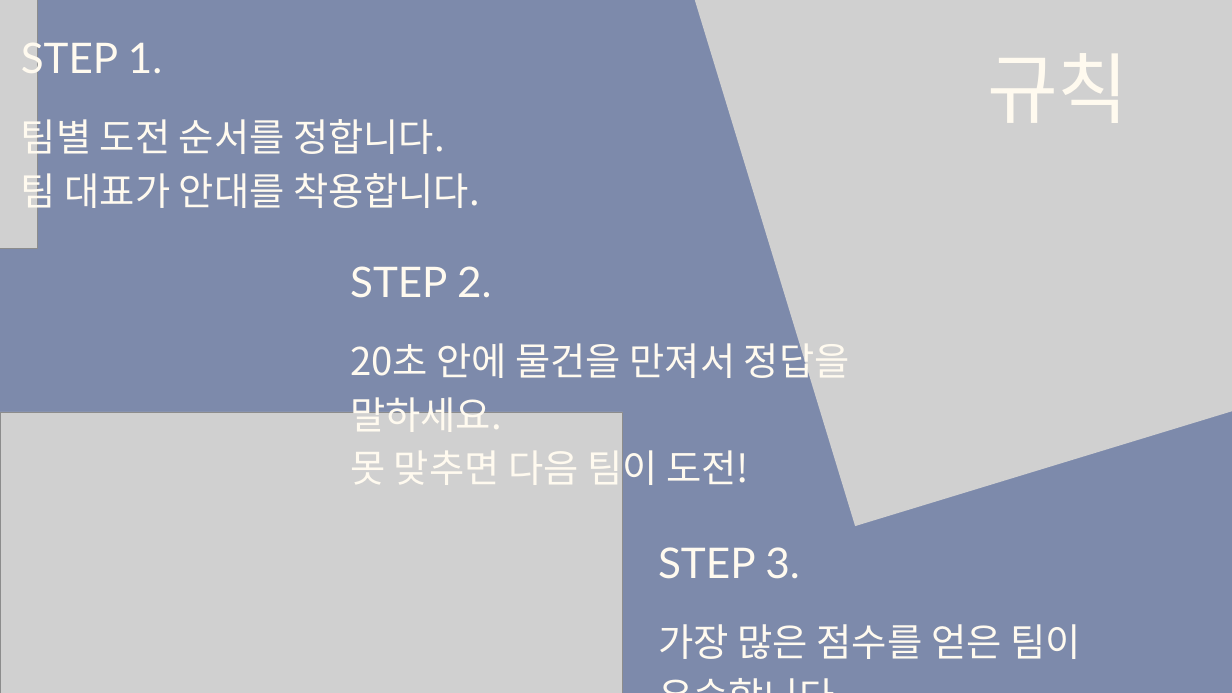
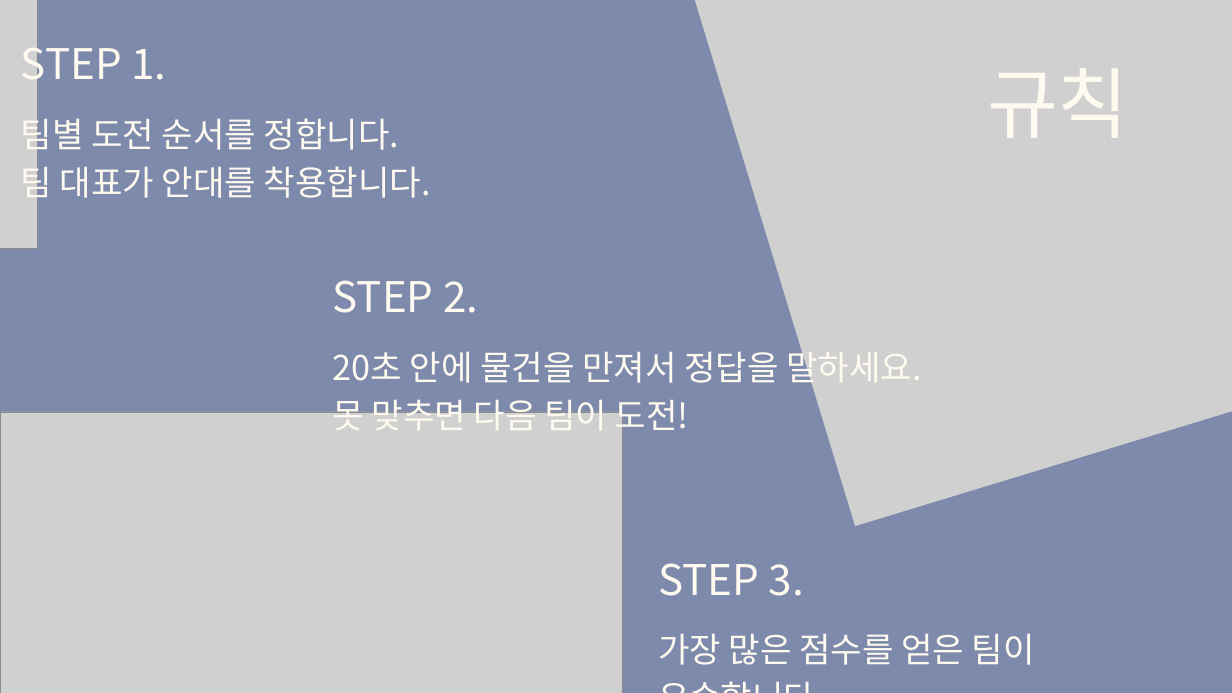
Before and after one commit to tkdgns25300/sunday_play, a slide deck: slide 2 of public/downloads/games/touch-guess/rules.pptx. Drawn at 1232x693 pixels with LibreOffice and Linux fonts; fonts in the diff are those of the drawing; grey boxes stand for pictures. Boxes give left, top, right and bottom in pixels: in the first picture for what was removed or moved away, otherwise in the second. Text is boxed around its words. In the diff, an @@ line names an element or a change of style, - is before the commit and + after.

```diff
--- a/public/downloads/games/touch-guess/rules.pptx
+++ b/public/downloads/games/touch-guess/rules.pptx
@@ text "규칙" moved from (x1=987, y1=53, x2=1129, y2=123) to (x1=987, y1=68, x2=1129, y2=138) @@
@@ text "팀별 도전 순서를 정합니다." at (x1=21, y1=113, x2=431, y2=204): size 44.8 to 40 pt; line spacing 62.7pt to 56pt @@
@@ font Lato to Noto Sans CJK KR in 4 elements at (x1=21, y1=36, x2=166, y2=89), (x1=987, y1=68, x2=1129, y2=138), (x1=658, y1=563, x2=804, y2=596), (x1=333, y1=280, x2=478, y2=313) @@
@@ text "STEP 2." moved from (x1=350, y1=266, x2=491, y2=298) to (x1=333, y1=280, x2=478, y2=313) @@
@@ text "20초 안에 물건을 만져서 정답을 ..." moved from (x1=350, y1=336, x2=850, y2=492) to (x1=333, y1=346, x2=921, y2=438) @@
@@ text "20초 안에 물건을 만져서 정답을 ..." at (x1=333, y1=346, x2=921, y2=438): size 44.8 to 40 pt; line spacing 62.8pt to 56pt @@
@@ text "STEP 3." moved from (x1=658, y1=547, x2=799, y2=579) to (x1=658, y1=563, x2=804, y2=596) @@
@@ text "가장 많은 점수를 얻은 팀이 ..." moved from (x1=658, y1=624, x2=1081, y2=659) to (x1=658, y1=634, x2=1035, y2=665) @@
@@ text "가장 많은 점수를 얻은 팀이 ..." at (x1=658, y1=634, x2=1035, y2=665): size 44.9 to 40 pt; line spacing 62.8pt to 56pt @@
```
Also in this commit, not shown: 4 other slides changed, 3 other files.
